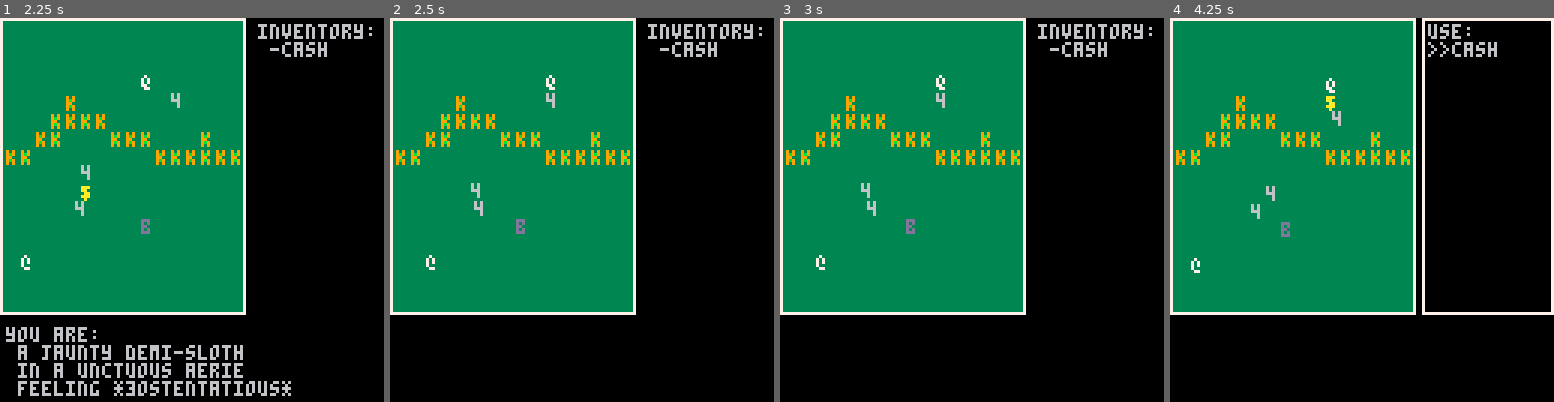
Above: before the commit, frames 1-4 (left to right).
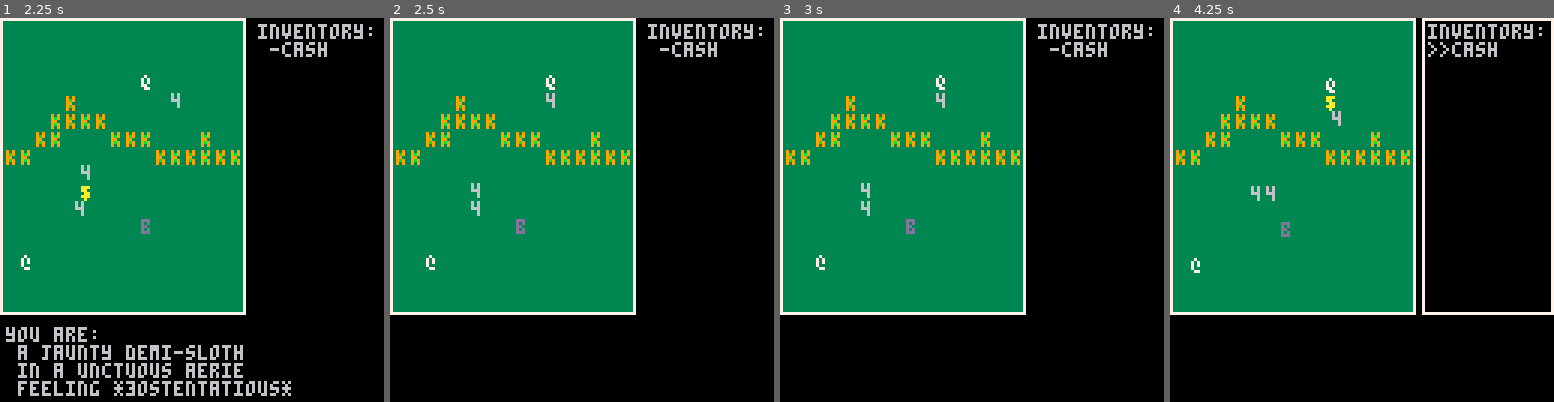
Above: after the commit, the same moments.

Repository: arnodick/castle
Game: PICO-8 cartridge castle.p8
Same seed, same stepped clock (60 frames per second), same inputs: the game is played once before the commit and once after it.
Inputs:
- Up to frame 1 (2.25 s): tap X (X key) at 0.33, 1.07, 1.85 s; tap O (Z key) at 0.7, 1.7, 2.1 s; hold Right 1.6-2.1 s; hold Up from 2.15 s (still down)
- Up to frame 2 (2.5 s): release Up at 2.42 s; hold Right from 2.47 s (still down)
- Up to frame 3 (3 s): keep holding Right; tap O (Z key) at 2.5, 2.9 s; tap X (X key) at 2.97 s
- Up to frame 4 (4.25 s): release Right at 3.03 s; hold Left 3.08-3.58 s; tap O (Z key) at 3.3, 3.7, 4.1 s; hold Down 3.63-3.97 s; hold Right from 4.02 s (still down); tap X (X key) at 4.08 s

Frame 1 is identical in both runs. In frame 2, less than 0.1% of the frame differs, in the area x 21-25%, y 47-52%; in frame 3, less than 0.1%; in frame 4, 0.7%, in the area x 21-97%, y 1-53%.

Commit message:
tightened menus up

Diff:
--- a/castle.p8
+++ b/castle.p8
@@ -385,7 +385,7 @@
 	if a.t==8 or a.t==7 or a.t==3 or a.t==1 then
 		a.attack=0
 		a.attackdir=0
-		a.attackpwr=3
+		a.attackpwr=2
 		a.hit=0
 		a.tar=nil
 		a.inventory={}
@@ -569,26 +569,36 @@
 	local dire=direction(d)
 	if t!=a then
 		if a.x+dire[1]==t.x and a.y+dire[2]==t.y then
-			sfx(0)
-			for b=1,2 do
-				if dire[b]!=0 then a.attackdir=b end
-			end
-			a.attack=6
-			if t.hit==0 then
-				t.hit=a.attackpwr
-				dropitem(t)
-				moveactor(t,d)
-			else
-				sfx(1)
-				room[t.x][t.y]=0
-				dropitem(t)
-				if t==p then
-					players[1]=nil
-					p=nil
+			--local cell=room[a.x+dire[1]][a.y+dire[2]]
+			--if cell==1 or cell==3 or cell==7 or cell==8 then
+				sfx(0)
+				for b=1,2 do
+					if dire[b]!=0 then a.attackdir=b end
 				end
-				del(actors,t)
-				del(actors.creatures,t)
-			end
+				a.attack=6
+				if t.hit==0 then
+					if rltns[actortypes[a.t][level+1].rl].li==actortypes[t.t][level+1].rl then
+						a.attackpwr=1
+					else
+						a.attackpwr=2
+					end
+					t.hit=a.attackpwr
+					dropitem(t)
+					moveactor(t,d)
+				else
+					sfx(1)
+					room[t.x][t.y]=0
+					dropitem(t)
+					if t==p then
+						players[1]=nil
+						p=nil
+					end
+					del(actors,t)
+					del(actors.creatures,t)
+				end
+			--else
+			--	moveactor(a,2^flr(rnd(4)))
+			--end
 		end
 	end
 end
@@ -661,11 +671,11 @@
 	m.target=t
 end
 
-function doitem(t)
+function doitem(m,t)
 	if t==4 then
-		menus[2].t=3
-		menus[2].sel=1
-		menus[2].control=not menus[2].control
+		m.t=3
+		m.sel=1
+		m.control=not menus[2].control
 	elseif t==6 then
 		p.hit=0
 	end
@@ -690,8 +700,62 @@
 	end
 end
 
+function controlmenu(m,mi,ma,def)
+	if m.control then
+		for a=1,mi-1 do
+			m.me[a]=def[a]
+		end
+		for a=1,ma do
+			local s=""
+			if a==m.sel then s=">>" else s=" -" end
+			if m.t==2 then
+				m.me[a+1]=s..items[actortypes[p.inventory[a]][level+1].sp]
+			elseif m.t==3 then
+				m.me[a+1]=s..items[a]
+			elseif m.t==4 then
+				local talk={} talk[1]="talk" talk[2]="argue"
+				m.me[a+2]=s..talk[a]
+			end
+		end
+		if btnp(2) then m.sel-=1 if m.sel<1 then m.sel=ma end
+		elseif btnp(3) then m.sel+=1 if m.sel>ma then m.sel=1 end
+		elseif btnp(4) then
+			if m.t==2 then
+				local it=p.inventory[m.sel]
+				m.control=not m.control
+				m.sel=1
+				doitem(m,it)
+				del(p.inventory,it)
+				if it!=4 then
+					taketurn()
+				end
+			elseif m.t==3 then
+				makeactor(6,p.x,p.y)
+				m.t=2
+				m.control=not m.control
+				m.sel=1
+				taketurn()
+			elseif m.t==4 then
+
+			end
+		elseif btnp(5) then
+			if m.t!=3 then
+				m.control=not m.control
+				m.sel=1
+				if m.t==4 then m.t=1 def={}  end
+				m.me=def
+			end
+		end
+	else
+		m.sel=1
+		if m.t==4 then m.t=1 def={} end
+		m.me=def
+	end
+end
+
 function domenu(m)
 	m.me={}
+	local def={}
 	--examine menu
 	if m.t==1 then
 		if players[1]==nil then
@@ -709,8 +773,6 @@
 				local dire=actoroob(p,direction(btnp()))
 				local target=room[p.x+dire[1]][p.y+dire[2]]
 				if target!=0 then
-					--if target==4 or target==6 then
-						--m.me[2]=" a "..items[actortypes[target][level+1].sp]
 					if target==3 or target==7 or target==8 then
 						dodialogue(m,target)
 					elseif target==2 then
@@ -732,90 +794,29 @@
 		end
 	--inventory menu
 	elseif m.t==2 then
-		local def={}
 		def[1]="inventory:"
 		if p!=nil then
-		for a=1,#p.inventory do
-			def[a+1]=" -"..items[actortypes[p.inventory[a]][level+1].sp]
-		end
-		end
-		if not m.control then
-			m.me=def
-		else
-			m.me[1]="use:"
+			for a=1,#p.inventory do
+				def[a+1]=" -"..items[actortypes[p.inventory[a]][level+1].sp]
+			end
 			local ma=#p.inventory if ma>3 then ma=3 end
-			for a=1,ma do
-				local s=""
-				if a==m.sel then s=">>" else s=" -" end
-				m.me[a+1]=s..items[actortypes[p.inventory[a]][level+1].sp]
-			end
-			if btnp(2) then m.sel-=1 if m.sel<1 then m.sel=ma end
-			elseif btnp(3) then m.sel+=1 if m.sel>ma then m.sel=1 end
-			elseif btnp(4) then
-			--m.me[2]=">>"..items[actortypes[p.inventory[1]][level+1].sp]
-			--if btnp(4) then
-				local it=p.inventory[m.sel]
-				m.control=not m.control
-				m.sel=1
-				doitem(it)
-				del(p.inventory,it)
-				if it!=4 then
-					taketurn()
-				end
-			elseif btnp(5) then
-				m.me=def
-				m.sel=1
-				m.control=not m.control
-			end
+			controlmenu(m,2,ma,def)
 		end
 	--buy menu
 	elseif m.t==3 then
-		m.me[1]="buy:"
-		for a=1,#items do
-			local s=""
-			if a==m.sel then s=">>" else s=" -" end
-			m.me[a+1]=s..items[a]
-		end
-		if btnp(2) then m.sel-=1 if m.sel<1 then m.sel=#items end
-		elseif btnp(3) then m.sel+=1 if m.sel>#items then m.sel=1 end
-		elseif btnp(4) then
-			makeactor(6,p.x,p.y)
-			m.t=2
---			m.me=def
-			m.control=not m.control
-			m.sel=1
-			taketurn()
-		end
+		def[1]="buy:"
+		controlmenu(m,2,#items,def)
 	--talk menu
 	elseif m.t==4 then
-		if btnp(2) then m.sel-=1 if m.sel<1 then m.sel=2 end
-		elseif btnp(3) then m.sel+=1 if m.sel>2 then m.sel=1 end
-		end
---		local dire=actoroob(p,direction(btnp()))
---		local target=room[p.x+dire[1]][p.y+dire[2]]
 		if rltns[actortypes[p.t][level+1].rl].ha==actortypes[m.target][level+1].rl then
-			m.me[1]="you hate >( !!"
+			def[1]="you hate >( !!"
 		elseif rltns[actortypes[p.t][level+1].rl].li==actortypes[m.target][level+1].rl then
-			m.me[1]="you looooove <3"
+			def[1]="you looooove <3"
 		else
-			m.me[1]="you face:"
-		end
-		--m.me[1]="you face:"
-		m.me[2]=" a "..species[actortypes[m.target][level+1].sp].." feeling *"..feelings[rltns[actortypes[m.target][level+1].rl].fe].."*"
-		local talk={} talk[1]="talk" talk[2]="argue"
-		for a=3,4 do
-			local s=""
-			if a-2==m.sel then s=" >>" else s="  -" end
-			m.me[a]=s..talk[a-2]
-		end
-		--m.me[3]=" it feels *"..feelings[actortypes[t][level+1].fe].."*"
-		--m.me[3]=" it says: \""..dial[actortypes[m.target][level+1].dial].."\""
-		--m.me[4]=" argue? button 1: yes"
-		if btnp(5) then
-			m.control=not m.control
-			m.me={}
-			m.t=1
-		end
+			def[1]="you face:"
+		end
+		def[2]=" a "..species[actortypes[m.target][level+1].sp].." feeling *"..feelings[rltns[actortypes[m.target][level+1].rl].fe].."*"
+		controlmenu(m,3,2,def)
 	end
 end
 
@@ -994,12 +995,12 @@
 00000000000000000000000000000000000000000000000000000000000000000000000000000000000000000000000000000000000000000000000000000000
 00000000000000000000000000000000000000000000000000000000000000000000000000000000000000000000000000000000000000000000000000000000
 00000000000000000000000000000000000000000000000000000000000000000000000000000000000000000000000000000000000000000000000000000000
-00000000000000000000000000000000000000000000000000000000000000000000000000000000000000000000000000000000000000000000000000000000
-00000000000000000000000000000000000000000000000000000000000000000000000000000000000000000000000000000000000000000000000000000000
-00000000000000000000000000000000000000000000000000000000000000000000000000000000000000000000000000000000000000000000000000000000
-00000000000000000000000000000000000000000000000000000000000000000000000000000000000000000000000000000000000000000000000000000000
-00000000000000000000000000000000000000000000000000000000000000000000000000000000000000000000000000000000000000000000000000000000
-00000000000000000000000000000000000000000000000000000000000000000000000000000000000000000000000000000000000000000000000000000000
+00000000000000000000000000000000000000000000000000000000000000000000000000000000000000000000000000000000000000000000000088880888
+00000000000000000000000000000000000000000000000000000000000000000000000000000000000000000000000000000000000000000000000080000008
+00000000000000000000000000000000000000000000000000000000000000000000000000000000000000000000000000000000000000000000000088880888
+00000000000000000000000000000000000000000000000000000000000000000000000000000000000000000000000000000000000000000000000080080008
+00000000000000000000000000000000000000000000000000000000000000000000000000000000000000000000000000000000000000000000000080080008
+00000000000000000000000000000000000000000000000000000000000000000000000000000000000000000000000000000000000000000000000088880888
 00000000000000000000000000000000000000000000000000000000000000000000000000000000000000000000000000000000000000000000000000000000
 00000000000000000000000000000000000000000000000000000000000000000000000000000000000000000000000000000000000000000000000000000000
 00000000000000000000000000000000000000000000000000000000000000000000000000000000000000000000000000000000000000000000000000000000
